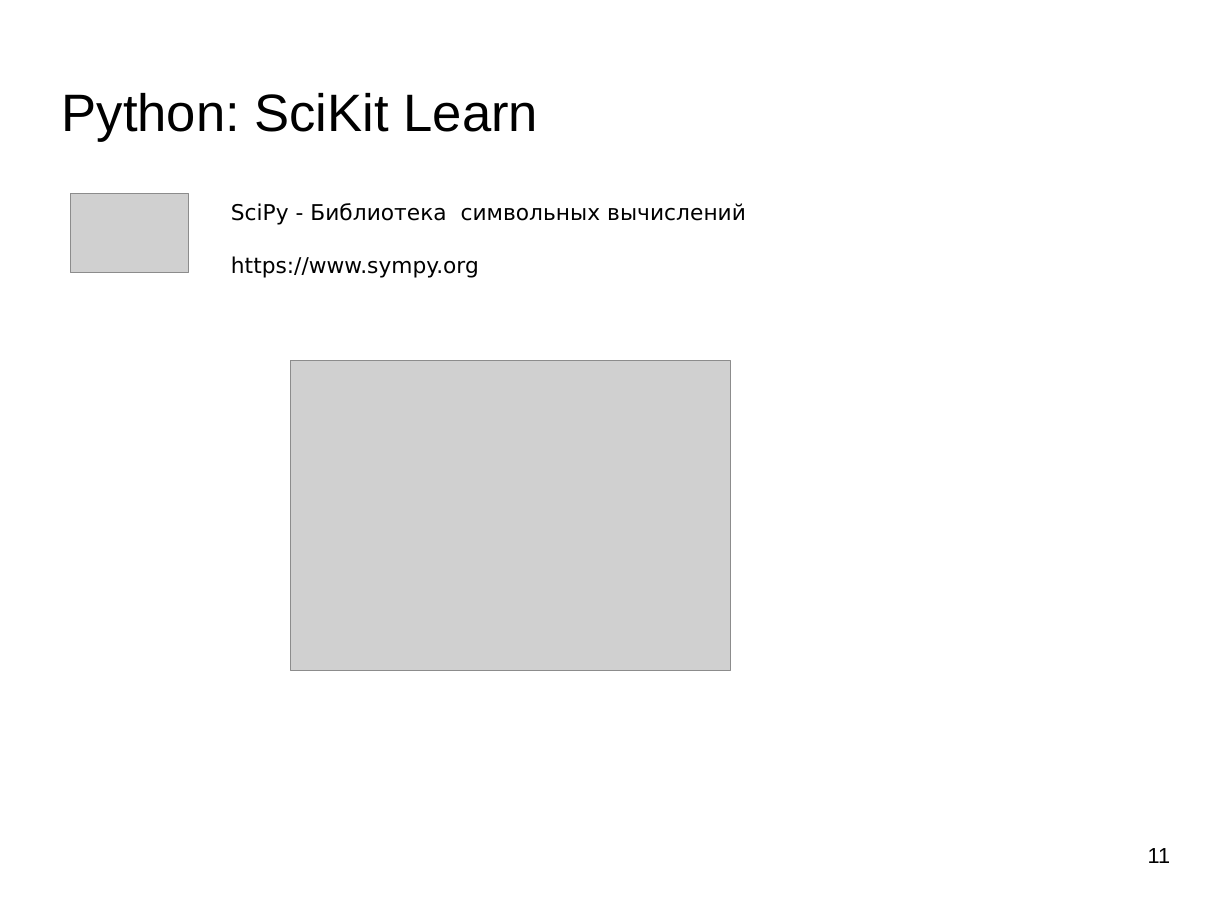
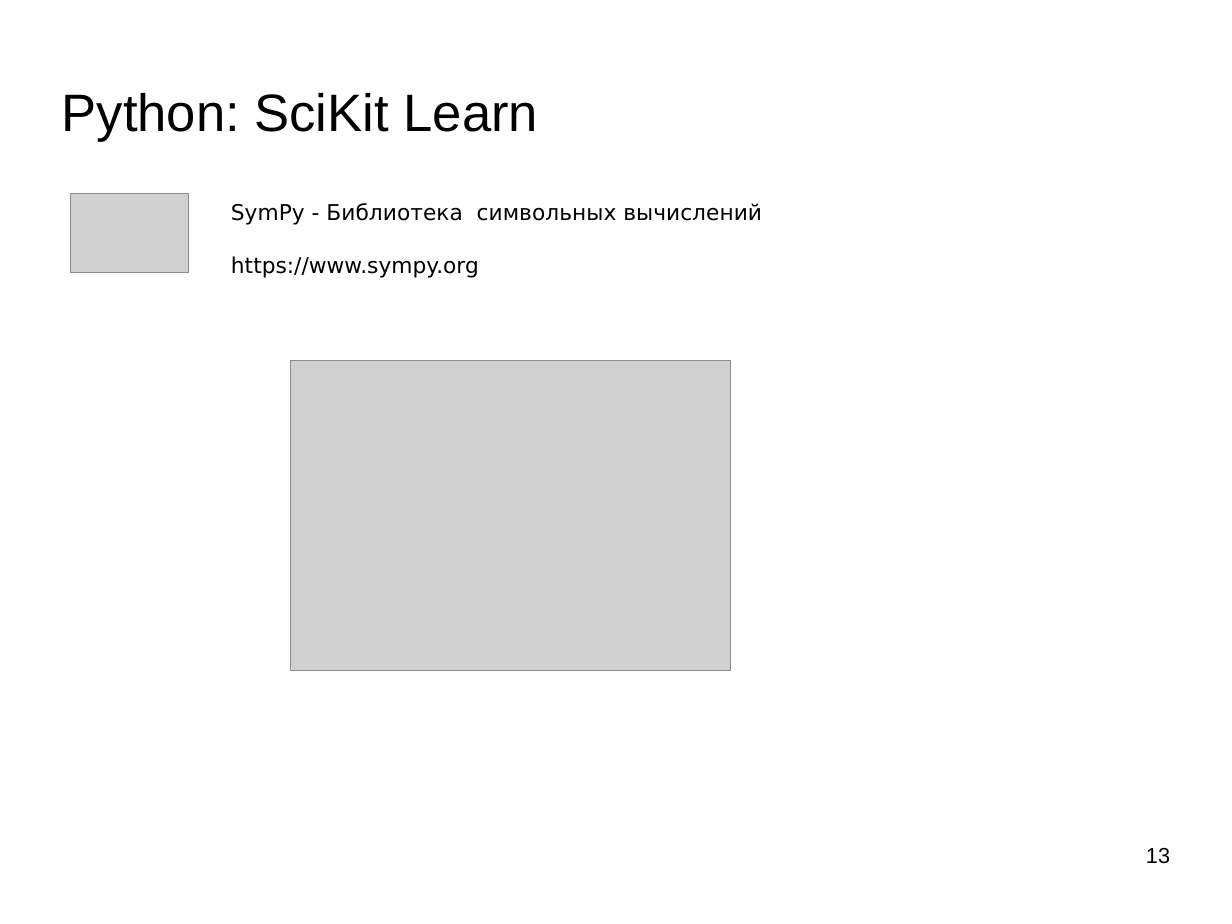
Before and after one commit to mechanoid5/ml_lectorium_2023_I, a slide deck: slide 13 of 02d-python-libs.odp (slide 11 before the commit). Drawn at 1232x924 pixels with LibreOffice and Linux fonts; fonts in the diff are those of the drawing; grey boxes stand for pictures; background and template pictures are left out. Boxes give left, top, right and bottom in pixels: in the first picture for what was removed or moved away, otherwise in the second. Text is boxed around its words. In the diff, an @@ line names an element or a change of style, - is before the commit and + after.

```diff
--- a/02d-python-libs.odp
+++ b/02d-python-libs.odp
@@ text at <box>231,203,762,225</box>: text changed @@
-SciPy - Библиотека символьных вычислений
+SymPy - Библиотека символьных вычислений
@@ page number at <box>1146,848,1170,864</box>: text changed @@
-11
+13
```
Also in this commit, not shown: 3 other slides changed, 2 slides added.
